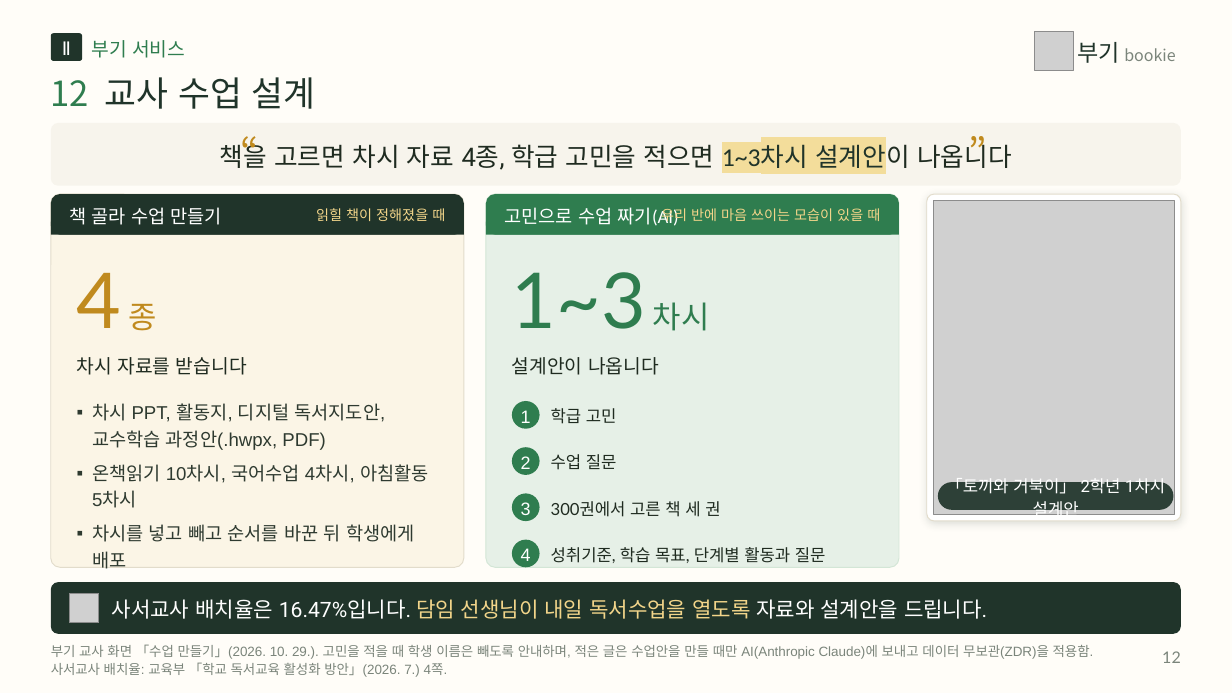
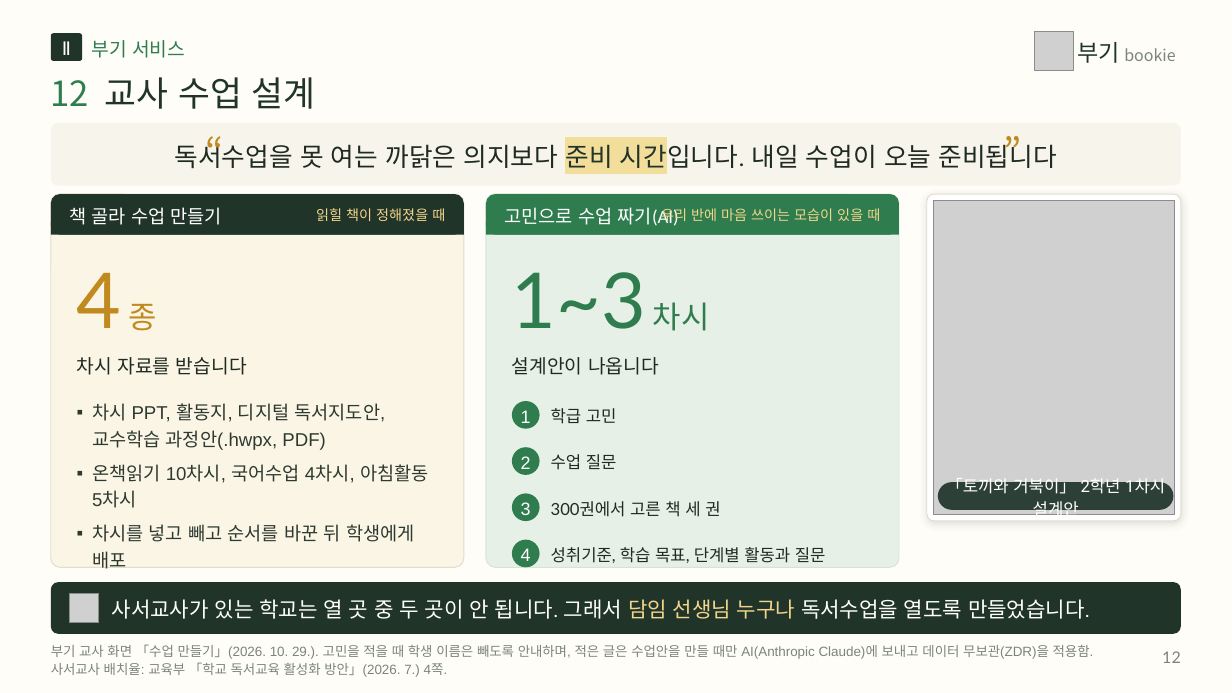
Before and after one commit to legoschool/bookie-test, a slide deck: slide 12 of promo/dl/proposal/bookie-proposal-short-20p.pptx. Drawn at 1232x693 pixels with LibreOffice and Linux fonts; fonts in the diff are those of the drawing; grey boxes stand for pictures. Boxes give left, top, right and bottom in pixels: in the first picture for what was removed or moved away, otherwise in the second. Text is boxed around its words. In the diff, an @@ line names an element or a change of style, - is before the commit and + after.

```diff
--- a/promo/dl/proposal/bookie-proposal-short-20p.pptx
+++ b/promo/dl/proposal/bookie-proposal-short-20p.pptx
@@ text at (175,140,1057,173): text changed @@
-책을 고르면 차시 자료 4종, 학급 고민을 적으면 1~3차시 설계안이 나옵니다
+독서수업을 못 여는 까닭은 의지보다 준비 시간입니다. 내일 수업이 오늘 준비됩니다
@@ text "“": place and size @@
-text "“" at (213,121,260,177)
+text "“" at (178,121,225,177)
@@ text "”": place and size @@
-text "”" at (969,121,1015,177)
+text "”" at (1004,121,1050,177)
@@ text at (112,599,1090,619): text changed @@
-사서교사 배치율은 16.47%입니다. 담임 선생님이 내일 독서수업을 열도록 자료와 설계안을 드립니다.
+사서교사가 있는 학교는 열 곳 중 두 곳이 안 됩니다. 그래서 담임 선생님 누구나 독서수업을 열도록 만들었습니다.
```
Also in this commit, not shown: 17 other slides changed, 44 other files.
